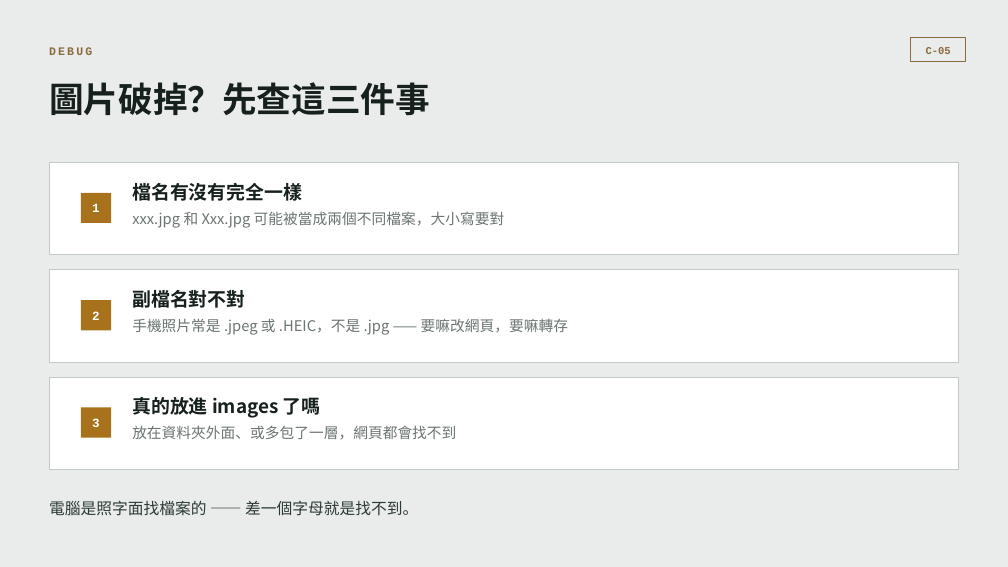
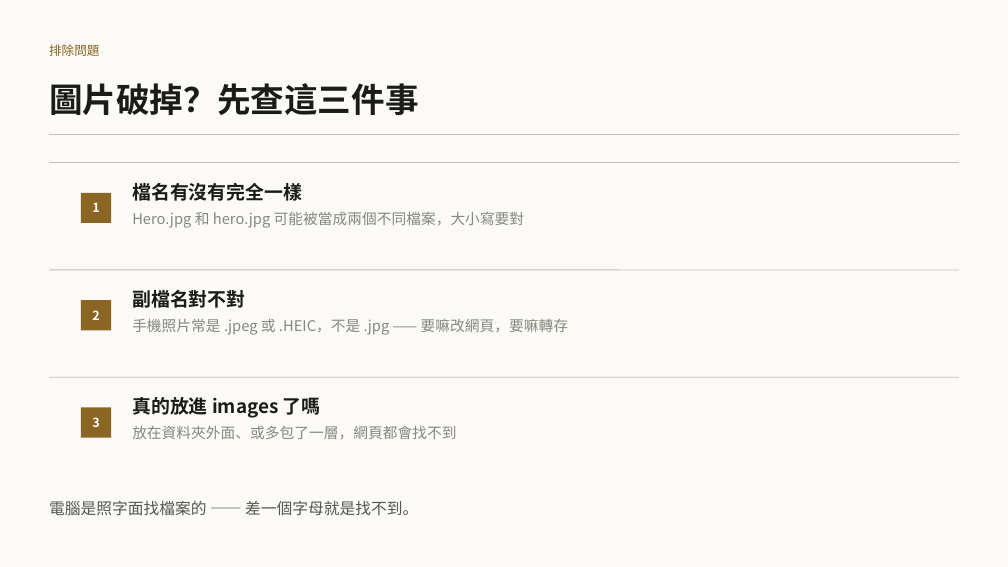
Before and after one commit to b39070566/architectureAiClass, a slide deck: slide 18 of slides/vibe-coding-workshop.pptx (slide 19 before the commit). Drawn at 1008x567 pixels with LibreOffice and Linux fonts; fonts in the diff are those of the drawing. Boxes give left, top, right and bottom in pixels: in the first picture for what was removed or moved away, otherwise in the second. Text is boxed around its words. In the diff, an @@ line names an element or a change of style, - is before the commit and + after.

```diff
--- a/slides/vibe-coding-workshop.pptx
+++ b/slides/vibe-coding-workshop.pptx
@@ background #E9ECEB to #FBFAF7 @@
@@ text at (49,44,99,56): text changed; size 11 to 12 pt; font Courier New to Noto Sans CJK TC; text colour #8A6A3E to #8A6524; bold off @@
-DEBUG
+排除問題
@@ rectangle removed at (911,38,966,62) @@
@@ text removed at (926,47,951,54) @@
-C-05
@@ text "圖片破掉？先查這三件事" at (49,83,419,115): size 33 to 32 pt, text colour #16201D to #1B1C1A @@
@@ line added from (49, 135) to (959, 135), #C3BEB2 0.75 pt @@
@@ rectangle removed at (49,163,959,255) @@
@@ line added from (49, 163) to (959, 163), #C3BEB2 0.75 pt @@
@@ text "檔名有沒有完全一樣" at (132,183,302,201): text colour #16201D to #1B1C1A @@
@@ text at (132,211,525,228): text changed; text colour #6B7573 to #86887F @@
-xxx.jpg 和 Xxx.jpg 可能被當成兩個不同檔案，大小寫要對
+Hero.jpg 和 hero.jpg 可能被當成兩個不同檔案，大小寫要對
@@ rectangle removed at (49,270,959,362) @@
@@ line added from (49, 270) to (959, 270), #C3BEB2 0.75 pt @@
@@ text "手機照片常是 .jpeg 或 .HEIC，不是 .jpg ..." at (132,318,568,335): text colour #6B7573 to #86887F @@
@@ rectangle removed at (49,377,959,470) @@
@@ line added from (49, 377) to (959, 377), #C3BEB2 0.75 pt @@
@@ font Courier New to Noto Sans CJK TC in 3 elements at (92,202,99,212), (92,310,99,320), (92,417,99,427) @@
@@ fill #A8721C to #8A6524 in 3 elements at (81,193,111,223), (81,300,111,330), (81,408,111,438) @@
@@ text "放在資料夾外面、或多包了一層，網頁都會找不到" at (132,425,456,439): text colour #6B7573 to #86887F @@
@@ text "電腦是照字面找檔案的 —— 差一個字母就是找不到。" at (49,501,418,516): text colour #2C3A36 to #55574F @@
```
Also in this commit, not shown: 34 other slides changed, 1 slide removed, 10 other files.
